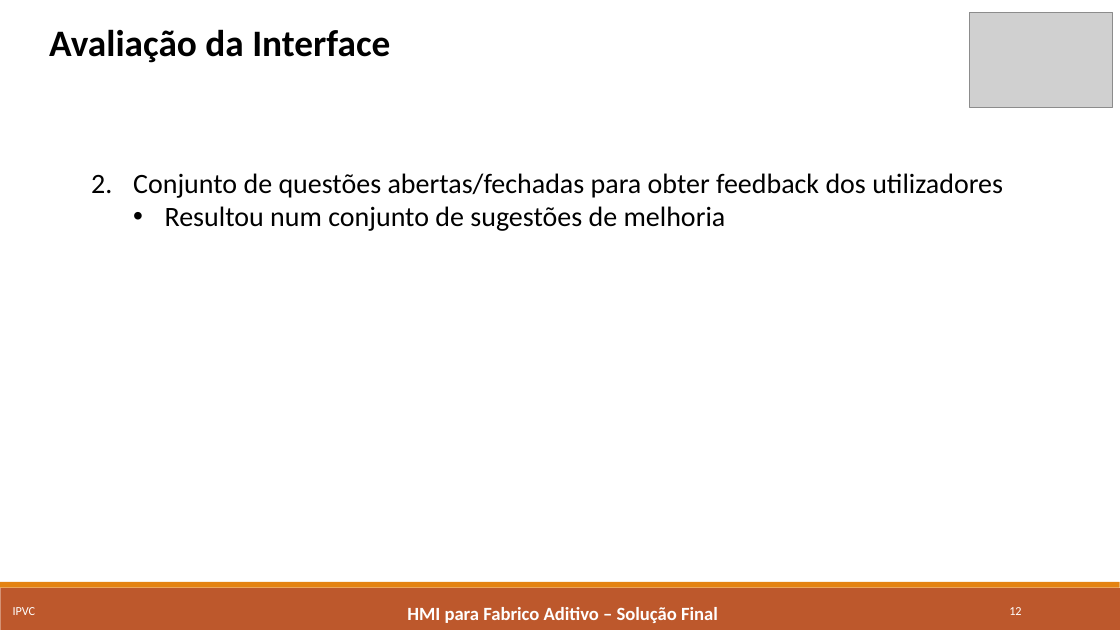
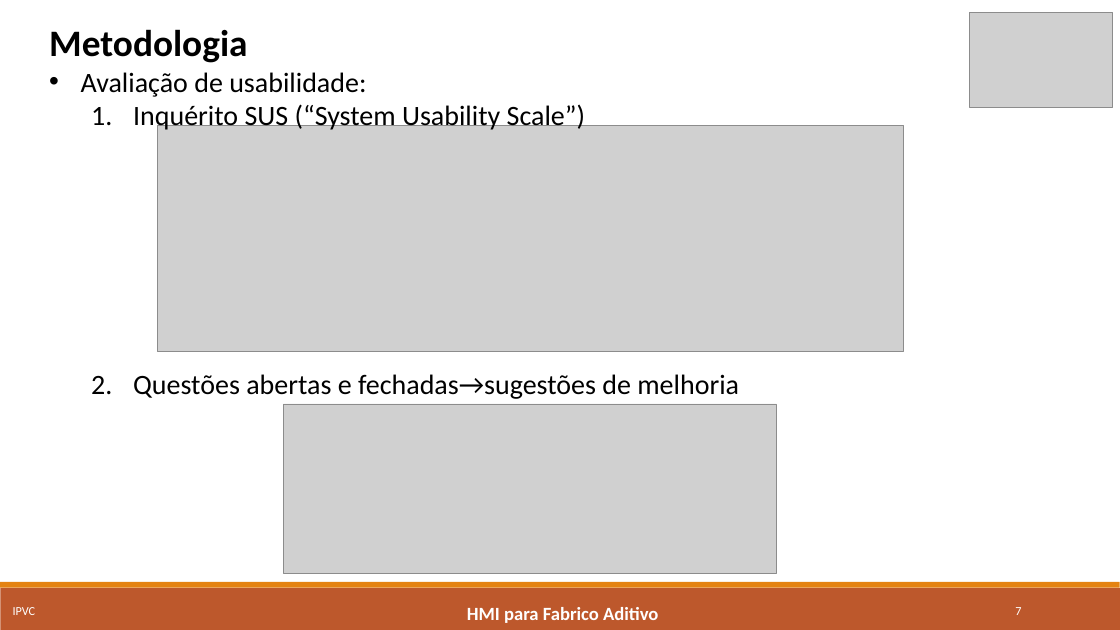
Before and after one commit to marcorlsrodrigues/projeto, a slide deck: slide 7 of Apresentacao_Final_MarcoRodrigues4652.pptx (slide 12 before the commit). Drawn at 1120x630 pixels with LibreOffice and Linux fonts; fonts in the diff are those of the drawing; grey boxes stand for pictures. Boxes give left, top, right and bottom in pixels: in the first picture for what was removed or moved away, otherwise in the second. Text is boxed around its words. In the diff, an @@ line names an element or a change of style, - is before the commit and + after.

```diff
--- a/Apresentacao_Final_MarcoRodrigues4652.pptx
+++ b/Apresentacao_Final_MarcoRodrigues4652.pptx
@@ text at (49,29,739,399): text changed @@
-Avaliação da Interface
-  2. Conjunto de questões abertas/fechadas para obter feedback dos utilizadores
-    • Resultou num conjunto de sugestões de melhoria
+Metodologia
+• Avaliação de usabilidade:
+  1. Inquérito SUS (“System Usability Scale”)
+  2. Questões abertas e fechadas→sugestões de melhoria
@@ picture added at (157,125,903,352) @@
@@ picture added at (283,404,776,574) @@
@@ text at (467,607,658,623): text changed @@
-HMI para Fabrico Aditivo – Solução Final
+HMI para Fabrico Aditivo
@@ page number at (1015,607,1021,615): text changed @@
-12
+7
```
Also in this commit, not shown: 15 other slides changed, 8 slides removed, 2 other files.
